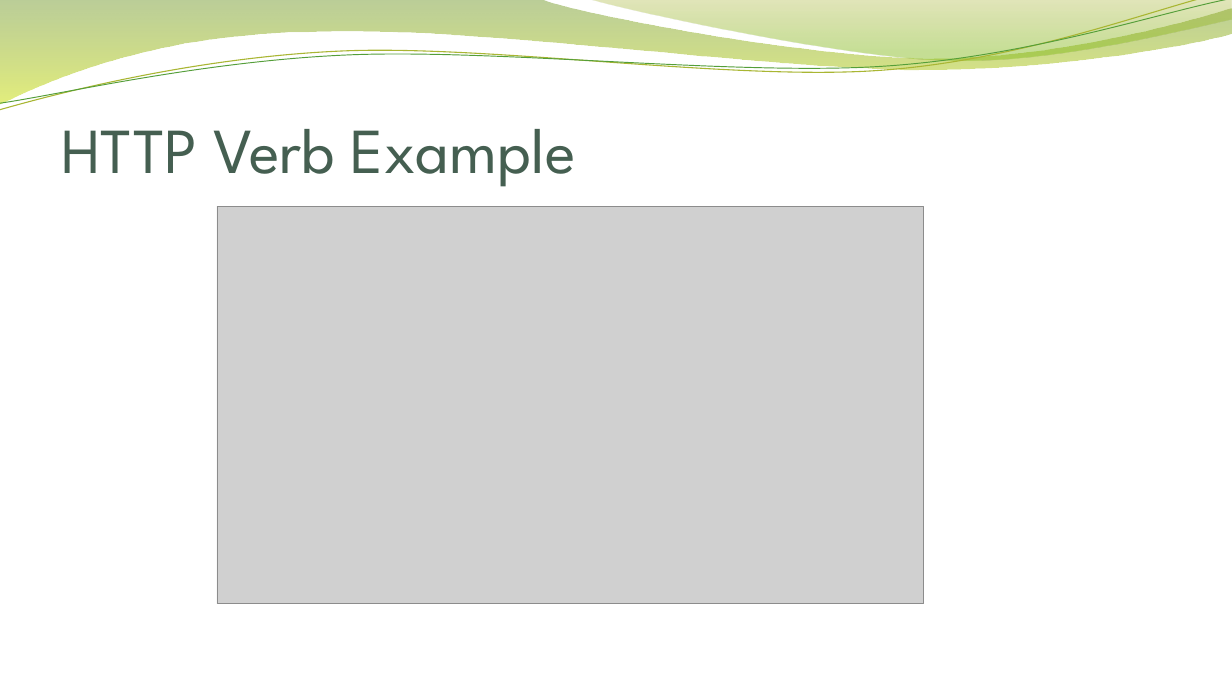
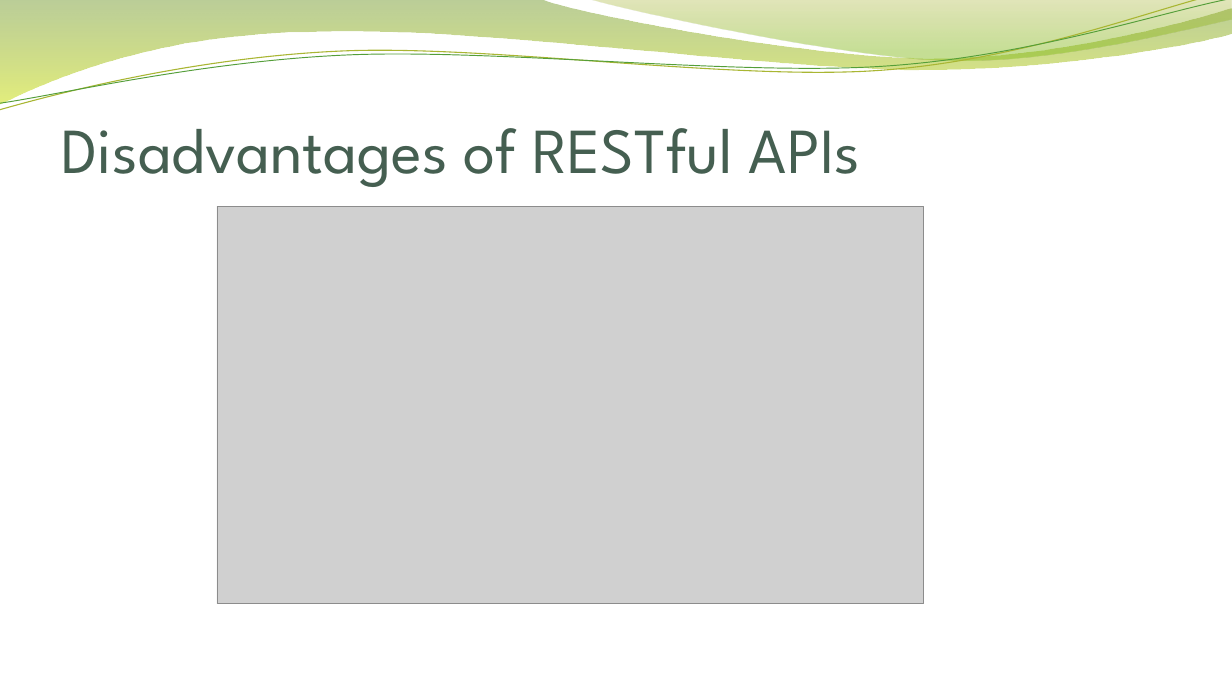
Before and after one commit to PrometheanDream/personal-portfolio, a slide deck: slide 9 of restful-api-presentations-simpson/assignment-1.3-simpson.pptx. Drawn at 1232x693 pixels with LibreOffice and Linux fonts; fonts in the diff are those of the drawing; grey boxes stand for pictures; background and template pictures are left out. Boxes give left, top, right and bottom in pixels: in the first picture for what was removed or moved away, otherwise in the second. Text is boxed around its words. In the diff, an @@ line names an element or a change of style, - is before the commit and + after.

```diff
--- a/restful-api-presentations-simpson/assignment-1.3-simpson.pptx
+++ b/restful-api-presentations-simpson/assignment-1.3-simpson.pptx
@@ title at [62, 128, 860, 187]: text changed @@
-HTTP Verb Example
+Disadvantages of RESTful APIs
```
Also in this commit, not shown: 8 other slides changed.
